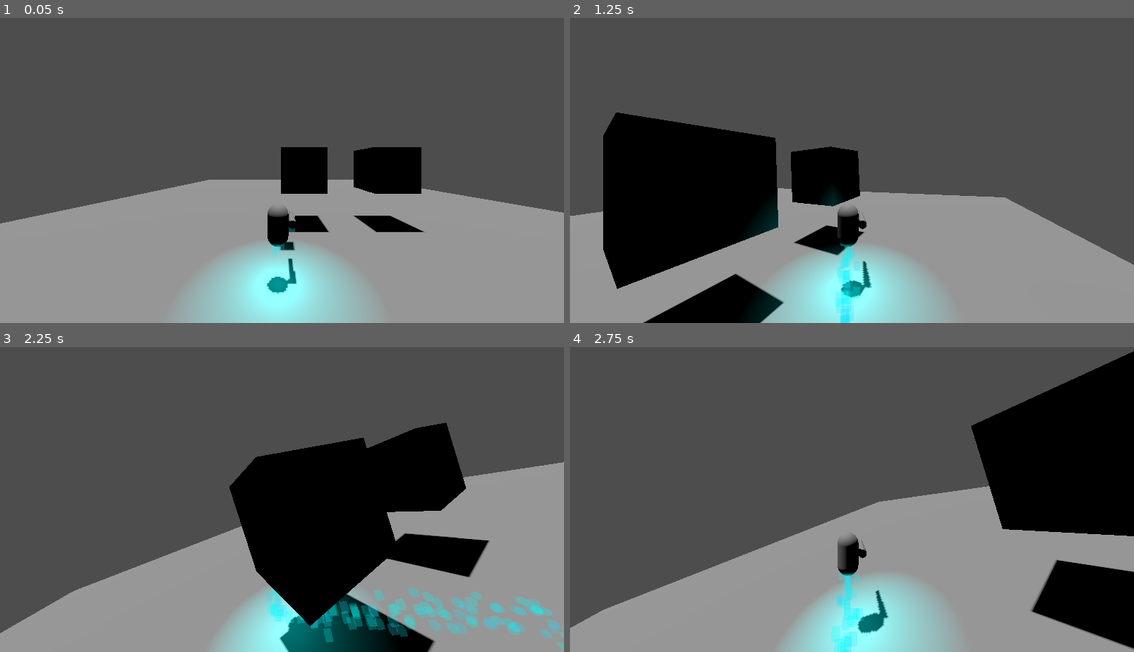
Above: before the commit, frames 1-4 (two rows, left to right).
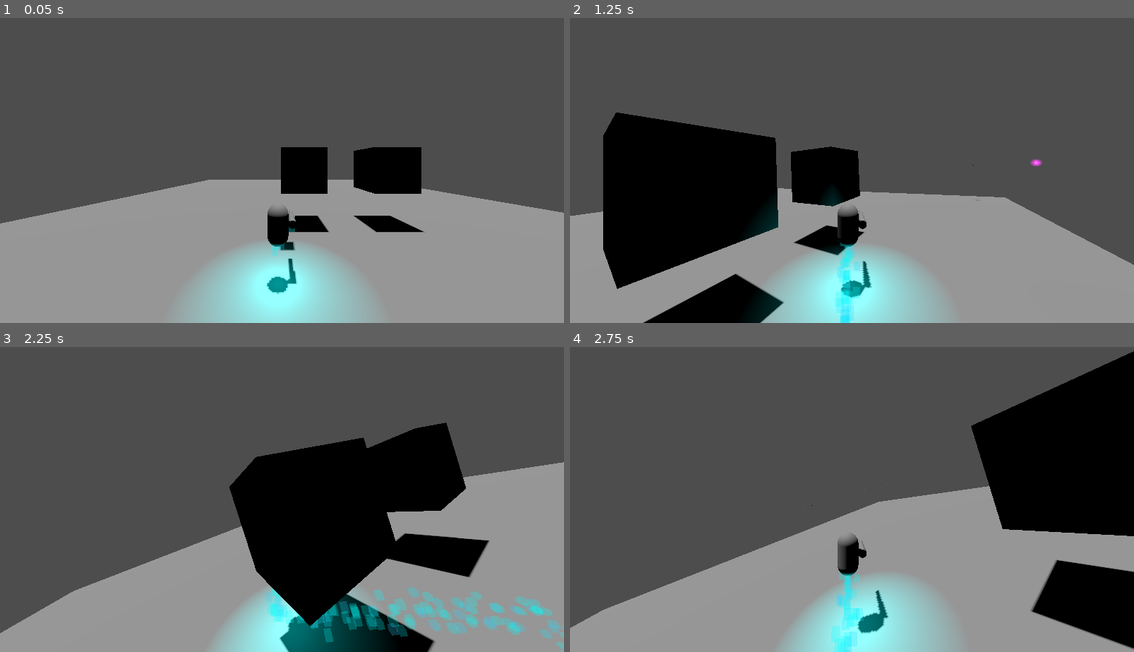
Above: after the commit, the same moments.

Repository: GameDevWeek-2023/ON_VeilBreak
Game: Godot game, scene res://Base.tscn
The game is run twice, just before and just after one commit, with the same random seed, the same clock (stepped at 60 frames per second) and the same inputs.
Inputs (mouse positions are in pixels of both pictures, inside the frame that each line leads up to):
- Up to frame 1 (0.05 s): no input
- Up to frame 2 (1.25 s): move the mouse to (880, 164) at 0.52 s; press the mouse at (880, 164) at 0.53 s; hold W (move_forward) from 0.53 s (still down)
- Up to frame 3 (2.25 s): keep holding W (move_forward); move the mouse to (253, 493) at 1.27 s; release the mouse at (253, 493) at 1.28 s; click (253, 493) at 1.35 s; move the mouse to (293, 487) at 2.02 s; press the mouse at (293, 487) at 2.03 s
- Up to frame 4 (2.75 s): keep holding W (move_forward)

Frame 1 is identical in both runs. In frame 2, less than 0.1% of the frame differs, in the area x 71-84%, y 46-60%; in frame 3, less than 0.1%; in frame 4, less than 0.1%.

Commit message:
Shooter base script

Diff:
--- a/Base.tscn
+++ b/Base.tscn
@@ -1,8 +1,9 @@
-[gd_scene load_steps=8 format=3 uid="uid://bk750fnnd7x02"]
+[gd_scene load_steps=9 format=3 uid="uid://bk750fnnd7x02"]
 
 [ext_resource type="PackedScene" uid="uid://b5f8vlhw2s536" path="res://player/player.tscn" id="1_dmgsb"]
 [ext_resource type="PackedScene" uid="uid://bjwci3vo6ej5y" path="res://Target.tscn" id="2_qkmbv"]
 [ext_resource type="PackedScene" uid="uid://dtq15flv2kf7n" path="res://objects/space_object.tscn" id="3_74f73"]
+[ext_resource type="PackedScene" uid="uid://dq2d1k0qt44r" path="res://monster/magic_turret.tscn" id="4_xnmqo"]
 
 [sub_resource type="BoxShape3D" id="BoxShape3D_j2d17"]
 size = Vector3(60, 2, 60)
@@ -51,3 +52,6 @@
 
 [node name="CollisionShape3D" type="CollisionShape3D" parent="space_object2"]
 shape = SubResource("BoxShape3D_okyp6")
+
+[node name="magic_turret" parent="." instance=ExtResource("4_xnmqo")]
+transform = Transform3D(1, 0, 0, 0, 1, 0, 0, 0, 1, 29.6978, 5.3067, 27.0922)
--- /dev/null
+++ b/Shooter.gd
@@ -0,0 +1,25 @@
+extends Node3D
+
+@export var projectile : PackedScene;
+@export var user : Node;
+@export var cooldown : float = 1.0;
+
+# Front of barrel wher projectiles are created at
+@export var muzzle : Node;
+
+var timer : float = 0.0
+
+
+# Fire projectile
+func _do_shoot():
+	if(self.timer <= 0):
+		var proj = projectile.instantiate();
+		proj.position = muzzle.global_position;
+		proj.rotation = muzzle.global_rotation;
+		proj.init(user.team);
+		user.get_parent().add_child(proj);
+		print("Shoot");
+		self.timer = self.cooldown;
+
+func _process(delta : float):
+	self.timer -= delta;
--- /dev/null
+++ b/monster/magic_turret.gd
@@ -0,0 +1,7 @@
+extends  "res://Shooter.gd"
+
+@export var team : Team.Enum = Team.Enum.NEUTRAL;
+
+func _process(delta : float):
+	self._do_shoot();
+	super._process(delta)
--- a/monster/magic_turret.tscn
+++ b/monster/magic_turret.tscn
@@ -1,7 +1,16 @@
-[gd_scene load_steps=2 format=3 uid="uid://dq2d1k0qt44r"]
+[gd_scene load_steps=4 format=3 uid="uid://dq2d1k0qt44r"]
 
 [ext_resource type="PackedScene" uid="uid://wp3xsxedw6i5" path="res://monster/glow_orb.tscn" id="1_7wrpx"]
+[ext_resource type="Script" path="res://monster/magic_turret.gd" id="1_q70mv"]
+[ext_resource type="PackedScene" uid="uid://cd5csogdrrvk0" path="res://projectiles/magic_projectiles_1.tscn" id="2_0vgkv"]
 
-[node name="magic_turret" type="Node3D"]
+[node name="magic_turret" type="Node3D" node_paths=PackedStringArray("user", "muzzle")]
+script = ExtResource("1_q70mv")
+projectile = ExtResource("2_0vgkv")
+user = NodePath(".")
+cooldown = 0.1
+muzzle = NodePath("muzzle")
 
 [node name="glow_orb" parent="." instance=ExtResource("1_7wrpx")]
+
+[node name="muzzle" type="Node3D" parent="."]
--- a/player/player.tscn
+++ b/player/player.tscn
@@ -38,10 +38,10 @@
 [node name="WeaponSlot" type="Node3D" parent="."]
 script = ExtResource("4_pgwje")
 
-[node name="Weapon" parent="WeaponSlot" node_paths=PackedStringArray("player") instance=ExtResource("1_d0ojn")]
+[node name="Weapon" parent="WeaponSlot" node_paths=PackedStringArray("user") instance=ExtResource("1_d0ojn")]
 transform = Transform3D(1, 0, 0, 0, 1, 0, 0, 0, 1, 0.7, 0, 0)
 projectile = ExtResource("6_a4cse")
-player = NodePath("../..")
+user = NodePath("../..")
 cooldown = 0.1
 
 [node name="air_resisitance" parent="." instance=ExtResource("6_at7qr")]
--- /dev/null
+++ b/projectiles/magic_projectiles_1.tscn
@@ -0,0 +1,6 @@
+[gd_scene load_steps=2 format=3 uid="uid://cd5csogdrrvk0"]
+
+[ext_resource type="PackedScene" uid="uid://ca46gn7c2m51u" path="res://projectiles/projectile.tscn" id="1_ld5yn"]
+
+[node name="Projectile" instance=ExtResource("1_ld5yn")]
+speed = 100.0
--- a/weapon/Weapon.gd
+++ b/weapon/Weapon.gd
@@ -1,13 +1,9 @@
-extends Node3D
+extends "res://Shooter.gd"
 
 # Type of ammo to use
-@export var projectile : PackedScene;
 
 # Parent Node where projectiles are put in
 # Might refactor later
-@export var player : Node;
-
-@export var cooldown : float = 1.0;
 
 @export var recoil_push : float = 1.0;
 @export var recoil_rotate : float = 1.0;
@@ -15,22 +11,12 @@
 @export var recoil_curve : Curve;
 
 # Front of barrel wher projectiles are created at
-@onready var muzzle := $RecoilPivot/Muzzle
 @onready var pivot := $RecoilPivot
-
-var timer : float = 0.0
 
 
 # Fire projectile
 func shoot():
-	if(self.timer <= 0):
-		var proj = projectile.instantiate();
-		proj.position = muzzle.global_position;
-		proj.rotation = muzzle.global_rotation;
-		proj.init(player.team);
-		player.get_parent().add_child(proj);
-		print("Shoot");
-		self.timer = self.cooldown;
+	self._do_shoot();
 
 
 
--- a/weapon/Weapon.tscn
+++ b/weapon/Weapon.tscn
@@ -10,10 +10,11 @@
 top_radius = 0.1
 bottom_radius = 0.2
 
-[node name="Weapon" type="Node3D"]
+[node name="Weapon" type="Node3D" node_paths=PackedStringArray("muzzle")]
 script = ExtResource("1_vkg36")
 recoil_rotate = 0.2
 recoil_curve = SubResource("Curve_mv5tv")
+muzzle = NodePath("RecoilPivot/Muzzle")
 
 [node name="RecoilPivot" type="Node3D" parent="."]
 
